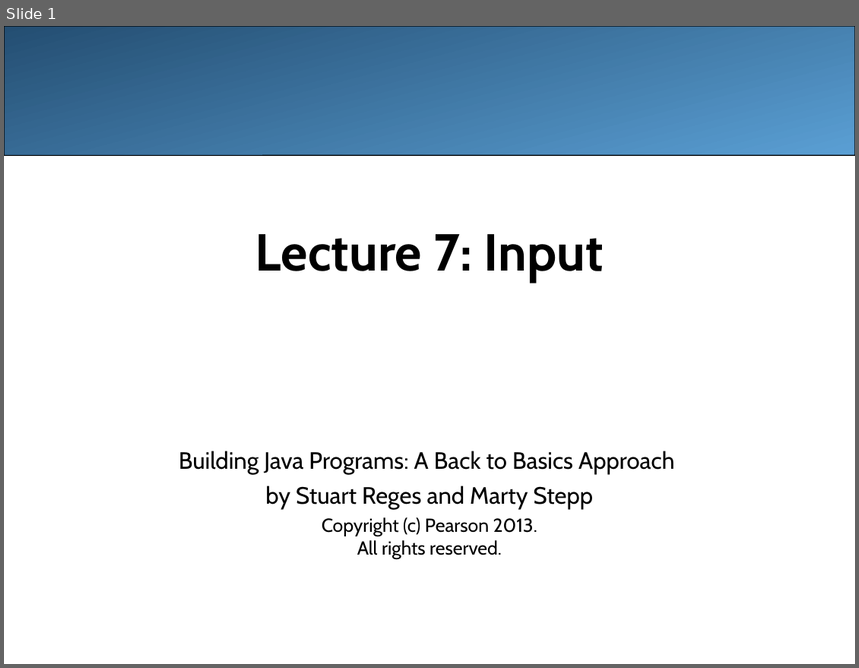
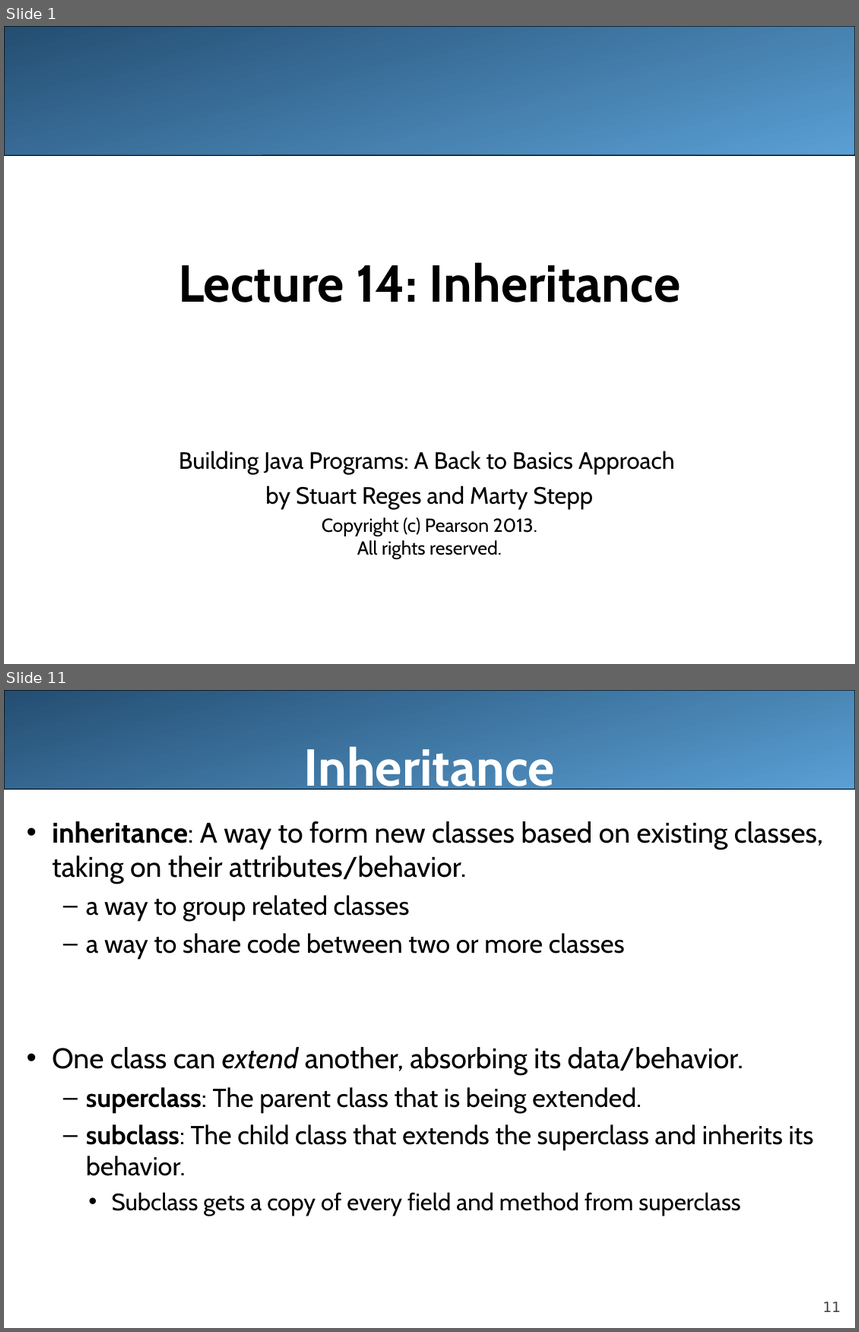
Before and after one commit to LongBaoNguyen/longbaonguyen.github.io, a slide deck: courses/apcsa/lecture14.ppt. Shown one above the other, each under a label of ours: slide 1 before the commit, slides 1 and 11 after it; the slides between them are not shown. The pictures are 859x668 and 859x1332 pixels, drawn with LibreOffice and Linux fonts; fonts in the diff are those of the drawing. Boxes give left, top, right and bottom in pixels: in the first picture for what was removed or moved away, otherwise in the second. Text is boxed around its words. In the diff, an @@ line names an element or a change of style, - is before the commit and + after.

Commit message:
inheritance

```diff
--- a/courses/apcsa/lecture14.ppt
+++ b/courses/apcsa/lecture14.ppt
@@ slide 11 added at box(4, 690, 855, 1328), background #FFFFFF @@
@@ rounded rectangle added at box(4, 690, 855, 790), fill gradient #244E72 to #5A9FD4, outline #000000 0.74 pt @@
@@ title added at box(304, 746, 555, 797), 44 pt, text #FFFFFF, bold @@
+Inheritance
@@ text added at box(52, 821, 823, 1216), 22 pt, text #000000 @@
+• inheritance: A way to form new classes based on existing classes, taking on their attributes/behavior.
+  – a way to group related classes
+  – a way to share code between two or more classes
+• One class can extend another, absorbing its data/behavior.
+  – superclass: The parent class that is being extended.
+  – subclass: The child class that extends the superclass and inherits its behavior.
+    • Subclass gets a copy of every field and method from superclass
@@ page number added at box(823, 1302, 842, 1312), 12 pt, text #424242 @@
+11
@@ slide 1 changed as well @@
@@ title at box(178, 262, 680, 303): text changed @@
-Lecture 7: Input
+Lecture 14: Inheritance
```
Also in this commit, not shown: 1 other slide changed, 20 other slides added, 34 slides removed, 27 other files.
